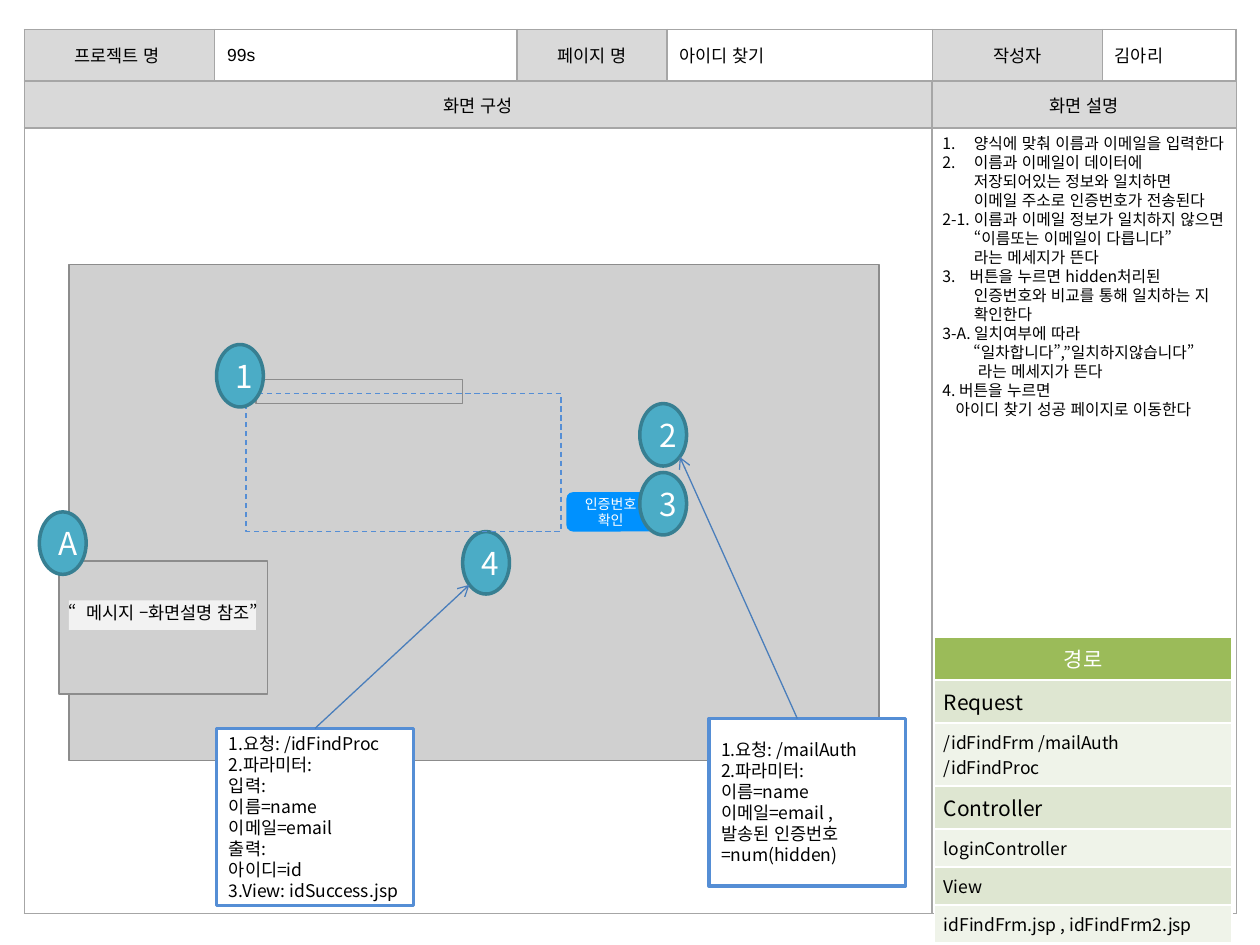
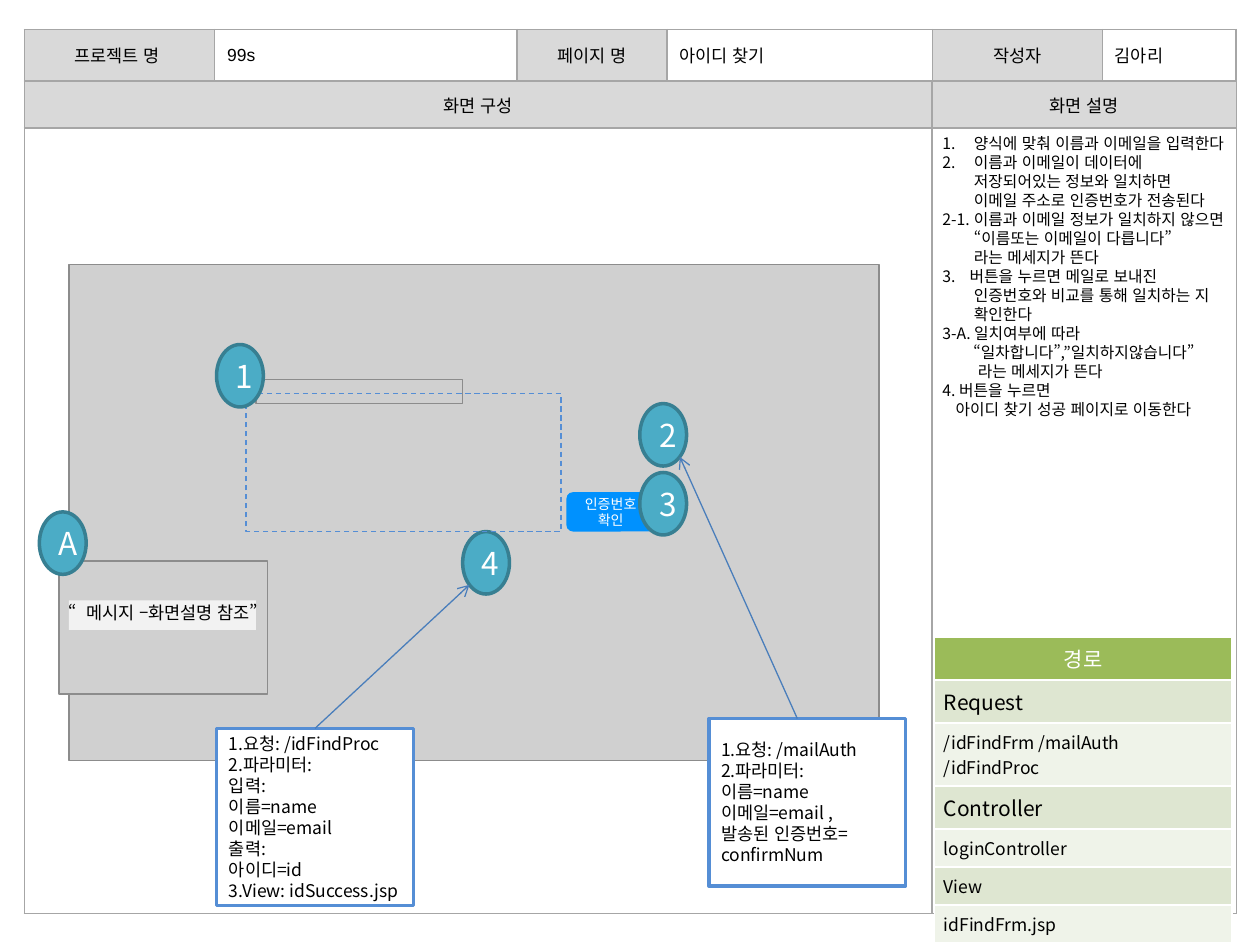
Before and after one commit to banana1531/ggs, a slide deck: slide 4 of doc/0.공용폴더/07 스토리보드/스토리보드 - 로그인관련(김아리).pptx. Drawn at 1260x945 pixels with LibreOffice and Linux fonts; fonts in the diff are those of the drawing; grey boxes stand for pictures. Boxes give left, top, right and bottom in pixels: in the first picture for what was removed or moved away, otherwise in the second. Text is boxed around its words. In the diff, an @@ line names an element or a change of style, - is before the commit and + after.

```diff
--- a/doc/0.공용폴더/07 스토리보드/스토리보드 - 로그인관련(김아리).pptx
+++ b/doc/0.공용폴더/07 스토리보드/스토리보드 - 로그인관련(김아리).pptx
@@ text at (942, 269, 1158, 284): text changed @@
-3. 버튼을 누르면 hidden처리된
+3. 버튼을 누르면 메일로 보내진
@@ table at (935, 636, 1232, 940) @@
-row 7, column 1: idFindFrm.jsp , idFindFrm2.jsp
+row 7, column 1: idFindFrm.jsp
@@ text in rectangle at (721, 825, 848, 862): text changed @@
-발송된 인증번호=num(hidden)
+발송된 인증번호=
+confirmNum
```
Also in this commit, not shown: 4 other slides changed, 1 other file.
